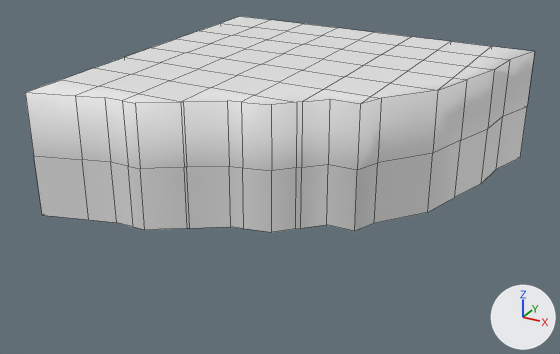
Two versions of the FBX model LevelBuildingSidekick/Assets/Examples/Prototype/Meshes/ProtoExterior/Two_Nothing_Two_Full_Clouds.fbx, one commit apart.
The view is the same before and after, from a 50 mm camera at (-6.16, 5.0, 2.71) aimed at (-9.08, 10.32, 0.06). The axes (+X, +Y, +Z) are drawn at lower right. The lights are the same throughout. Mesh edges are drawn as thin lines. Where no turn or scale is listed for an object, it has been applied to the vertices.

In view in the first picture: 'Two_Nothing_Two_Full_Clouds'.
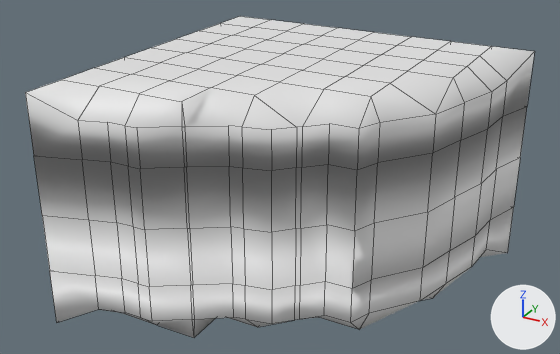
Pixel boxes [x1, y1, x2, y2] of what changed, in the pictures (560 x 354 px):
'Two_Nothing_Two_Full_Clouds', reshaped (49% taller)
    before: [25, 16, 535, 232]
    after: [25, 16, 535, 338]
part 1 of me_plane_046, built on
    before: [25, 46, 534, 105]
    after: [25, 46, 534, 338]

Patch to the scene script:
```diff
--- a/LevelBuildingSidekick/Assets/Examples/Prototype/Meshes/ProtoExterior/Two_Nothing_Two_Full_Clouds.fbx.py
+++ b/LevelBuildingSidekick/Assets/Examples/Prototype/Meshes/ProtoExterior/Two_Nothing_Two_Full_Clouds.fbx.py
@@ mat_proto_floor_gray_water_1k @@
+mat_proto_floor_gray_water_1k = principled_material('proto_floor_gray_water_1k')
+mat_proto_floor_gray_water_1k.base_color = (0.8, 0.8, 0.8)  # white #e7e7e7
@@ me_plane_046 @@
 # used by ob_two_nothing_two_full_clouds; location = (-8.918, 10.38, 0.0)
-me_plane_046.from_pydata(...)  # 145 vertices, 125 faces; spans x -1.5..1.5, y -1.5..1.5, z 0.0..1.0
+me_plane_046.from_pydata(...)  # 255 vertices, 252 faces; spans x -1.5..1.5, y -1.5..1.5, z -1.0..1.0
+# me_plane_046 part 1
+# 18 vertices in x -1.12..1.38, y -1.38..1.12, z 1.0 move by (0.0, 0.0, -0.18)
+# 9 vertices are added at x -1.12..1.23, y -1.12..0.37, z -1.0..-0.5
+# 33 new vertices lie (0.0, 0.0, -0.5) away from vertices in x -1.5..1.5, y -1.5..1.5, z 0.0
+# 17 new vertices lie (0.0, 0.0, -0.32) away from vertices in x -1.12..1.38, y -1.38..1.12, z -0.5
+# 16 new vertices lie (0.0, 0.0, -0.5) away from vertices in x -1.5..1.5, y -1.5..1.5, z -0.5
+# 9 new vertices lie (0.0, -0.38, 0.0) away from vertices in x -1.5..1.12, y 0.75..1.5, z -1.0..-0.5
+# 7 new vertices lie (0.0, -0.37, 0.0) away from vertices in x -1.12..1.12, y 1.12, z -1.0
+# 7 new vertices lie (0.0, -0.38, 0.0) away from vertices in x -1.12..1.12, y 0.75, z -1.0
+# 6 new vertices lie (0.0, -0.37, 0.0) away from vertices in x -1.12..0.75, y 0.37, z -1.0
+# 6 new vertices lie (0.0, -0.38, 0.0) away from vertices in x -1.12..0.75, y 0.0, z -1.0
+# 2 new faces join them, mat_proto_floor_gray_water_1k (white #e7e7e7)
+# 125 new faces join them, mat_proto_white_cloud (white #e7e7e7)
 me_plane_046.materials.append(mat_proto_white_cloud)
+me_plane_046.materials.append(mat_proto_floor_gray_water_1k)  # white #e7e7e7
```
